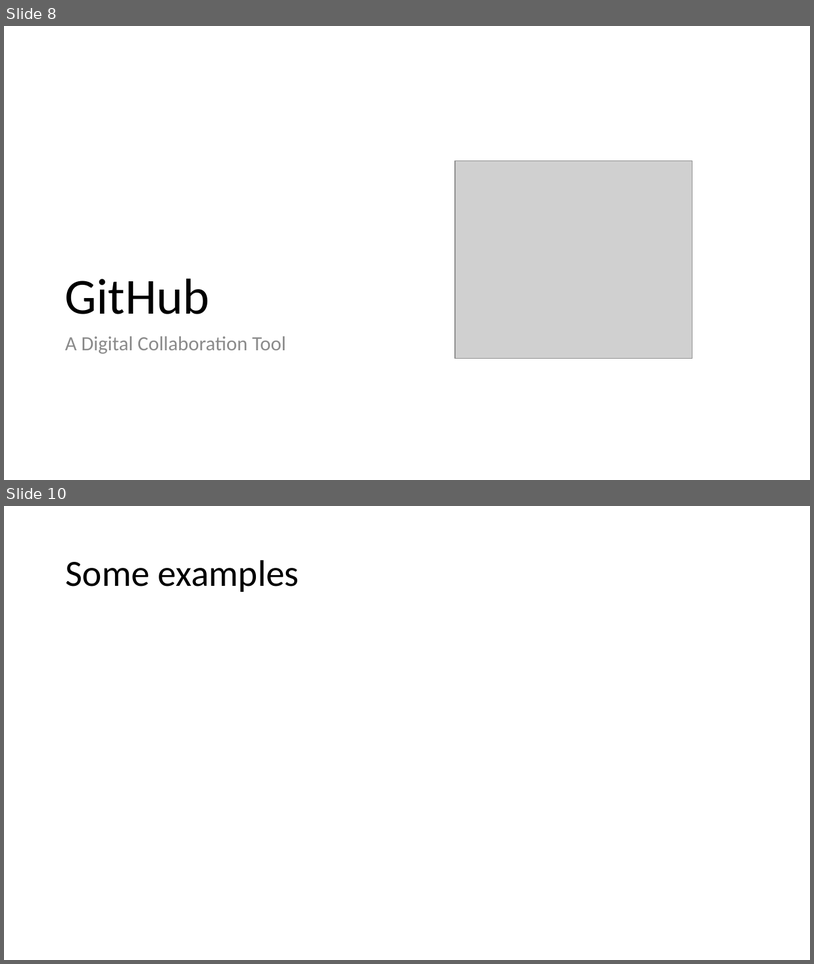
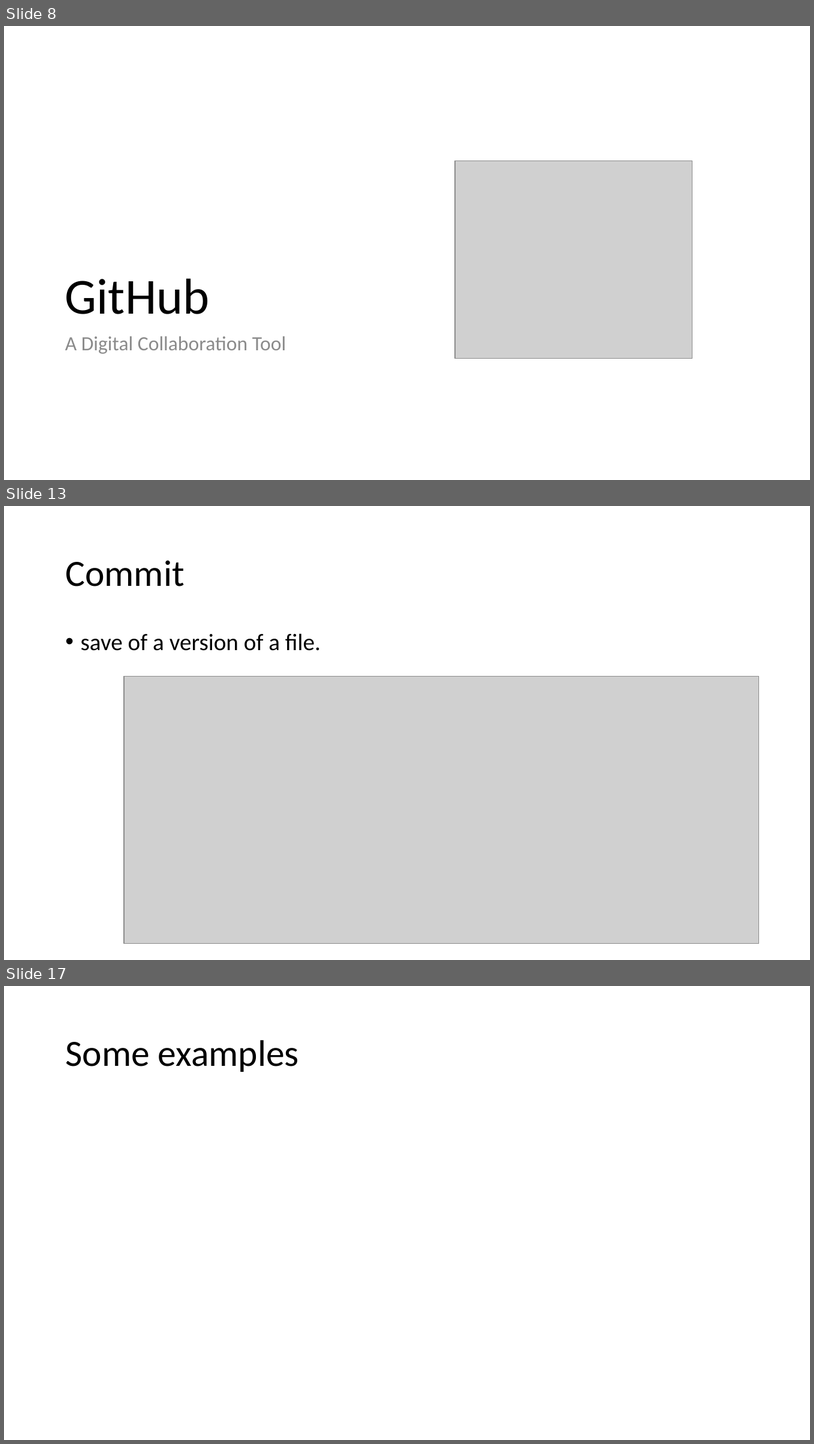
Before and after one commit to ReproducibleQM/n_commandments, a slide deck: pres_deck.pptx. Shown one above the other, each under a label of ours: slides 8 and 10 before the commit, slides 8, 13 and 17 after it; the slides between them are not shown. The pictures are 814x964 and 814x1444 pixels, drawn with LibreOffice and Linux fonts; fonts in the diff are those of the drawing; grey boxes stand for pictures. Boxes give left, top, right and bottom in pixels: in the first picture for what was removed or moved away, otherwise in the second. Text is boxed around its words. In the diff, an @@ line names an element or a change of style, - is before the commit and + after.

```diff
--- a/pres_deck.pptx
+++ b/pres_deck.pptx
@@ slide 13 added at (x1=4, y1=506, x2=810, y2=960), background #FFFFFF @@
@@ title added at (x1=65, y1=560, x2=184, y2=586), 44 pt, text #000000 @@
+Commit
@@ text added at (x1=81, y1=633, x2=321, y2=651), 28 pt, text #000000 @@
+• save of a version of a file.
@@ picture added at (x1=124, y1=676, x2=759, y2=943) @@
@@ what was slide 10 is now slide 17 @@
```
Also in this commit, not shown: 1 slide changed, 7 other slides added, 2 slides removed.
